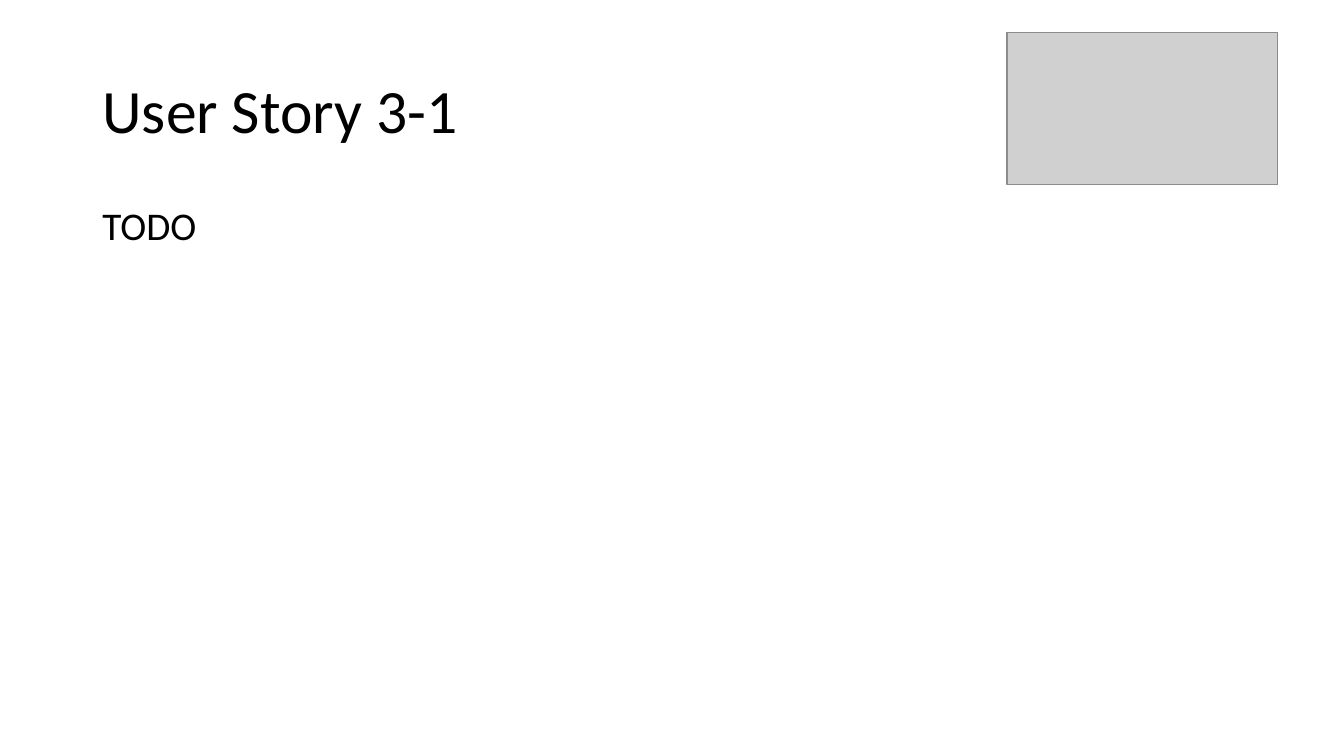
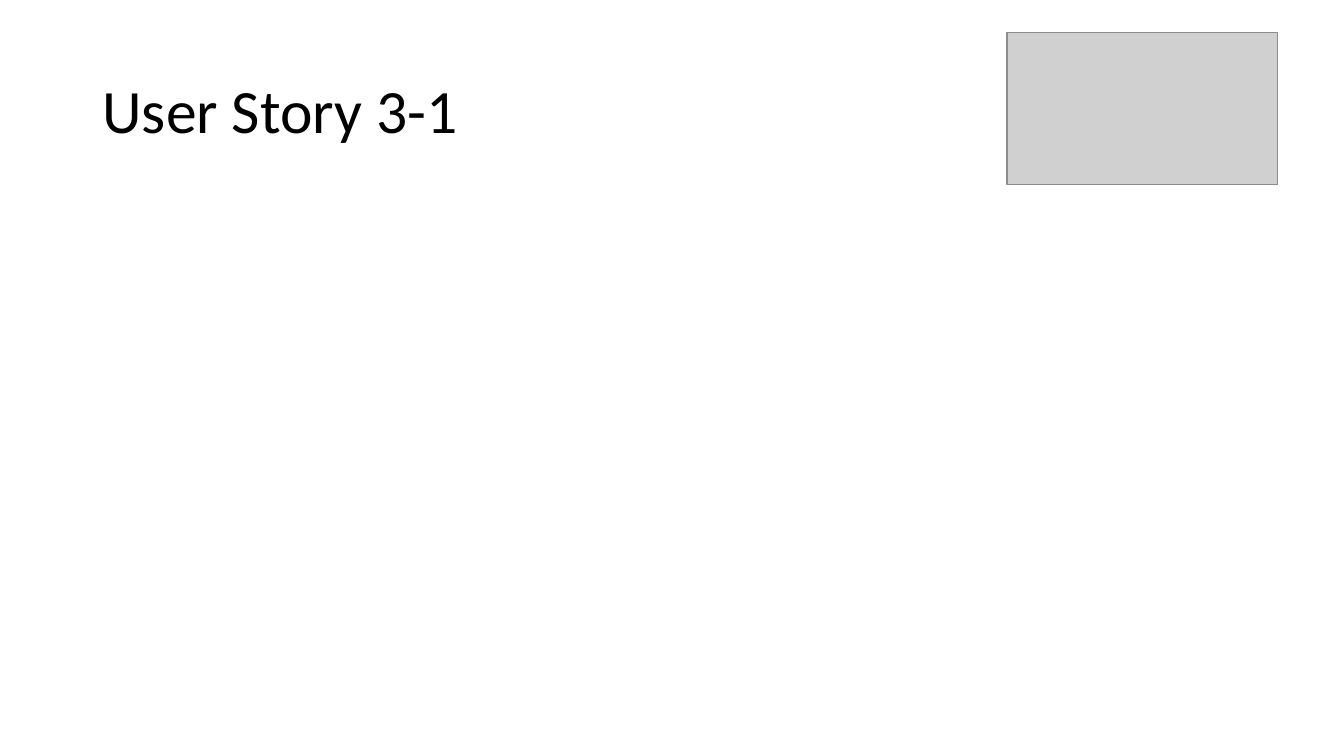
Before and after one commit to scottctr/EdaWorkshop, a slide deck: slide 3 of Sprint3/EdaWorkshop_Sprint3.pptx. Drawn at 1344x756 pixels with LibreOffice and Linux fonts; fonts in the diff are those of the drawing; grey boxes stand for pictures. Boxes give left, top, right and bottom in pixels: in the first picture for what was removed or moved away, otherwise in the second. Text is boxed around its words. In the diff, an @@ line names an element or a change of style, - is before the commit and + after.

```diff
--- a/Sprint3/EdaWorkshop_Sprint3.pptx
+++ b/Sprint3/EdaWorkshop_Sprint3.pptx
@@ text removed at bbox=[102, 214, 196, 241] @@
-TODO
```
Also in this commit, not shown: 1 other slide changed, 19 other files.
